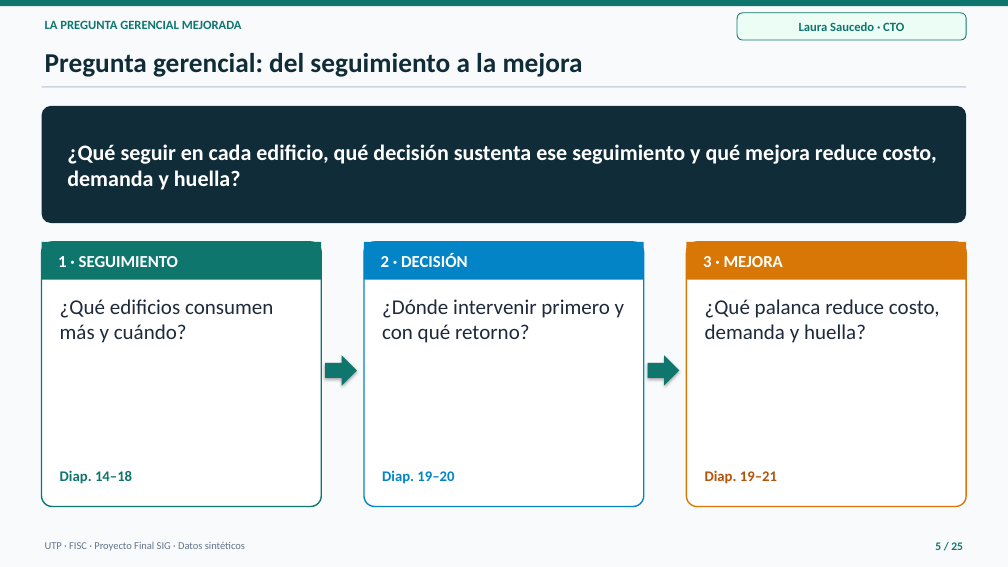
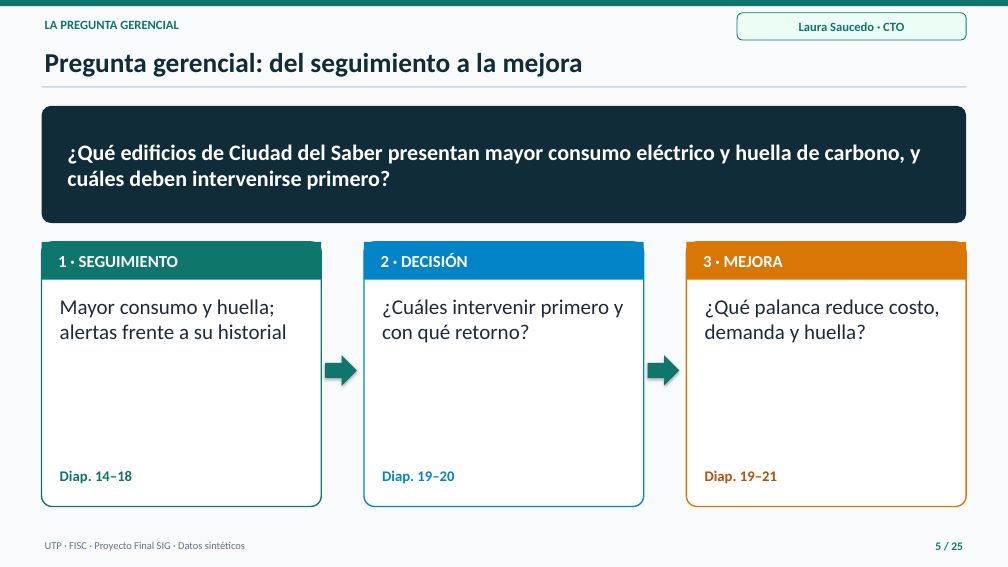
Before and after one commit to Samycaballero/sig-energia-ciudad-del-saber, a slide deck: slide 5 of presentacion/Presentacion_SIG_Energia_Ciudad_del_Saber.pptx. Drawn at 1008x567 pixels with LibreOffice and Linux fonts; fonts in the diff are those of the drawing. Boxes give left, top, right and bottom in pixels: in the first picture for what was removed or moved away, otherwise in the second. Text is boxed around its words. In the diff, an @@ line names an element or a change of style, - is before the commit and + after.

```diff
--- a/presentacion/Presentacion_SIG_Energia_Ciudad_del_Saber.pptx
+++ b/presentacion/Presentacion_SIG_Energia_Ciudad_del_Saber.pptx
@@ text at (45, 20, 179, 29): text changed @@
-LA PREGUNTA GERENCIAL MEJORADA
+LA PREGUNTA GERENCIAL
@@ text at (67, 144, 920, 190): text changed @@
-¿Qué seguir en cada edificio, qué decisión sustenta ese seguimiento y qué mejora reduce costo, demanda y huella?
+¿Qué edificios de Ciudad del Saber presentan mayor consumo eléctrico y huella de carbono, y cuáles deben intervenirse primero?
@@ text at (60, 299, 287, 339): text changed @@
-¿Qué edificios consumen más y cuándo?
+Mayor consumo y huella; alertas frente a su historial
@@ text at (382, 299, 623, 343): text changed @@
-¿Dónde intervenir primero y con qué retorno?
+¿Cuáles intervenir primero y con qué retorno?
```
Also in this commit, not shown: 2 other files.
